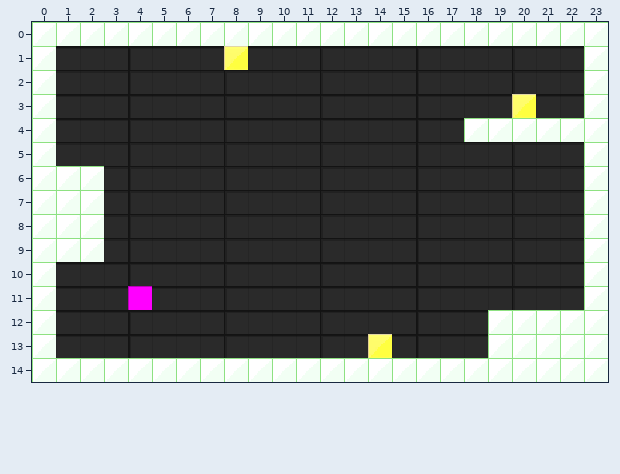
An edit to a level. Tiled map, src/Assets/Prototype/Scenes/Enemies/Cockroach.tmx. Above is the file before it was changed.
Cells are 16x16 px. Shown: x 0..23, y 0..14.
And afterwards:
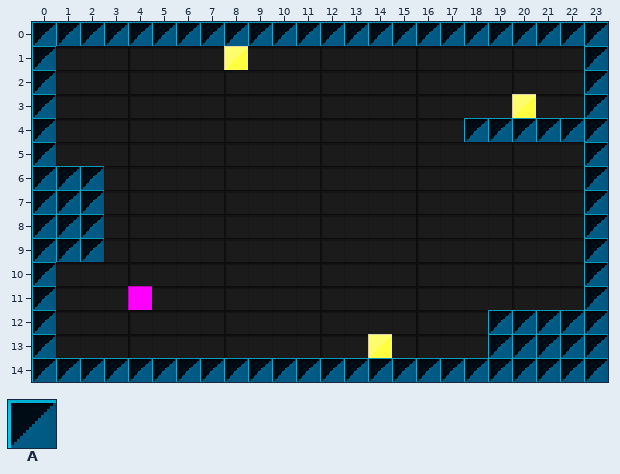
Key: from "blocks_16x16": A 132.
_ is an empty cell.
Tiles of an added or newly shown layer are drawn over the layers below it.
What changed:
{"where": "layer \"Alternate Platforms\" (added)"}
{"y":0,"x":0,"old":"________________________","new":"AAAAAAAAAAAAAAAAAAAAAAAA"}
{"y":1,"x":0,"old":"_","new":"A"}
{"y":1,"x":23,"old":"_","new":"A"}
{"y":2,"x":0,"old":"_","new":"A"}
{"y":2,"x":23,"old":"_","new":"A"}
{"y":3,"x":0,"old":"_","new":"A"}
{"y":3,"x":23,"old":"_","new":"A"}
{"y":4,"x":0,"old":"_","new":"A"}
{"y":4,"x":18,"old":"______","new":"AAAAAA"}
{"y":5,"x":0,"old":"_","new":"A"}
{"y":5,"x":23,"old":"_","new":"A"}
{"y":6,"x":0,"old":"___","new":"AAA"}
{"y":6,"x":23,"old":"_","new":"A"}
{"y":7,"x":0,"old":"___","new":"AAA"}
{"y":7,"x":23,"old":"_","new":"A"}
{"y":8,"x":0,"old":"___","new":"AAA"}
{"y":8,"x":23,"old":"_","new":"A"}
{"y":9,"x":0,"old":"___","new":"AAA"}
{"y":9,"x":23,"old":"_","new":"A"}
{"y":10,"x":0,"old":"_","new":"A"}
{"y":10,"x":23,"old":"_","new":"A"}
{"y":11,"x":0,"old":"_","new":"A"}
{"y":11,"x":23,"old":"_","new":"A"}
{"y":12,"x":0,"old":"_","new":"A"}
{"y":12,"x":19,"old":"_____","new":"AAAAA"}
{"y":13,"x":0,"old":"_","new":"A"}
{"y":13,"x":19,"old":"_____","new":"AAAAA"}
{"y":14,"x":0,"old":"________________________","new":"AAAAAAAAAAAAAAAAAAAAAAAA"}
{"label":"added","picture_box":[32,22,608,382]}
